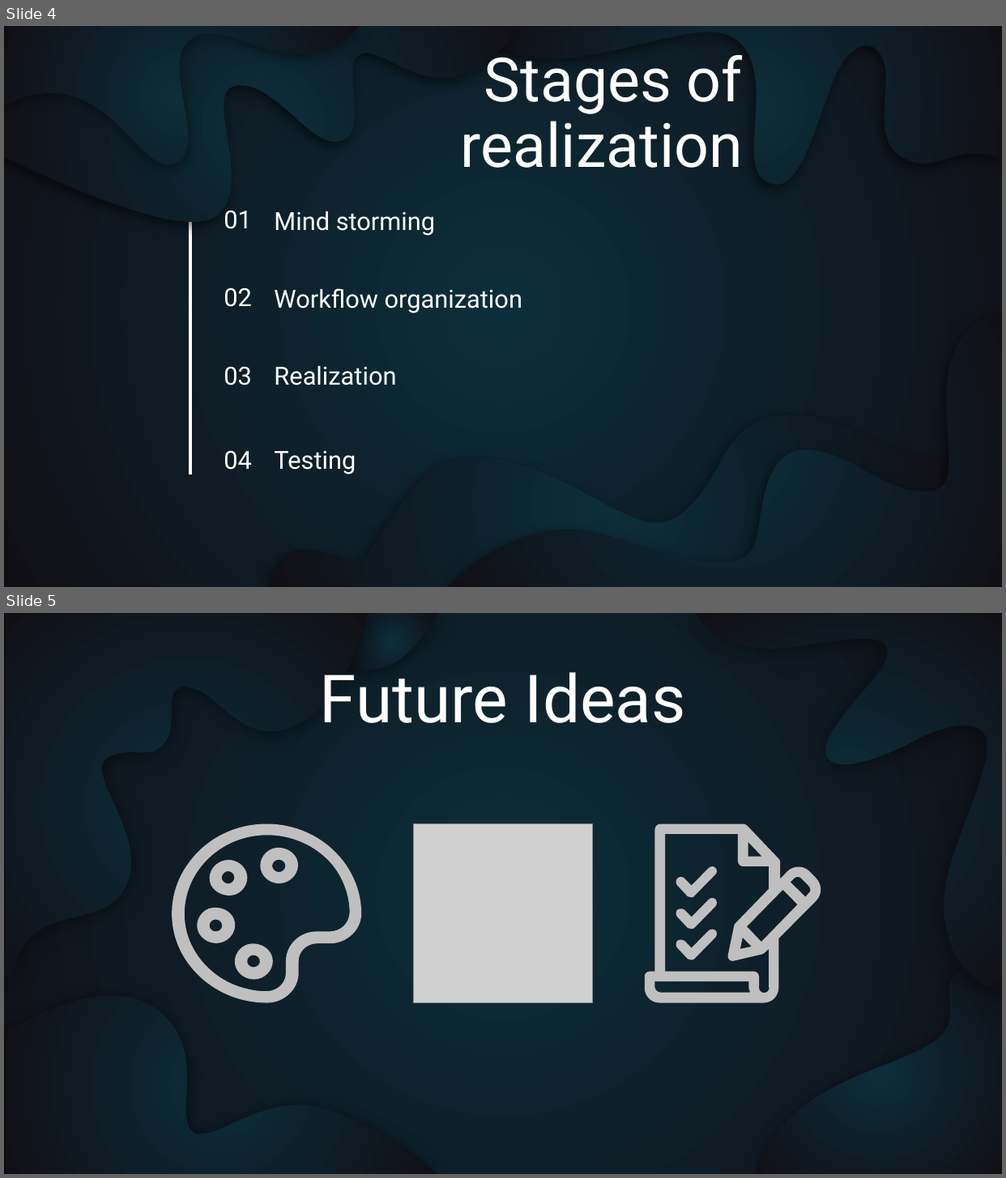
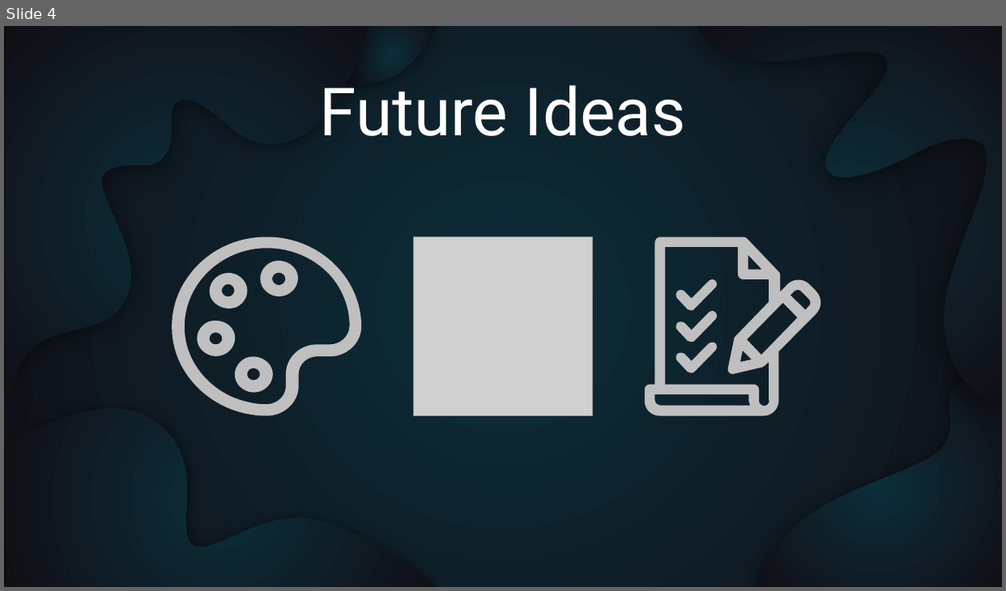
Before and after one commit to codingburgas/2122-otj-10-project-repo-PDDimitrova19, a slide deck: Documents/Presentation.pptx. Shown one above the other, each under a label of ours: slides 4 and 5 before the commit, slide 4 after it. The pictures are 1006x1178 and 1006x591 pixels, drawn with LibreOffice and Linux fonts; fonts in the diff are those of the drawing; grey boxes stand for pictures. Boxes give left, top, right and bottom in pixels: in the first picture for what was removed or moved away, otherwise in the second. Text is boxed around its words. In the diff, an @@ line names an element or a change of style, - is before the commit and + after.

Commit message:
Edit Presentation

```diff
--- a/Documents/Presentation.pptx
+++ b/Documents/Presentation.pptx
@@ slide 4 removed at <box>4,26,1002,587</box>, background gradient #0C2E3A to #110F16 @@
@@ freeform shape removed at <box>4,26,521,221</box> @@
@@ freeform shape removed at <box>4,26,358,165</box> @@
@@ line removed from (189, 30) to (189, 475) @@
@@ freeform shape removed at <box>493,26,1002,185</box> @@
@@ title removed at <box>461,54,743,168</box> @@
-Stages of realization
@@ freeform shape removed at <box>937,138,937,138</box> @@
@@ title removed at <box>224,211,252,229</box> @@
-01
@@ subtitle removed at <box>274,211,435,236</box> @@
-Mind storming
@@ title removed at <box>224,288,252,307</box> @@
-02
@@ subtitle removed at <box>274,288,522,314</box> @@
-Workflow organization
@@ freeform shape removed at <box>447,310,1002,587</box> @@
@@ title removed at <box>224,367,252,386</box> @@
-03
@@ subtitle removed at <box>274,366,396,386</box> @@
-Realization
@@ freeform shape removed at <box>270,415,950,587</box> @@
@@ title removed at <box>224,451,252,470</box> @@
-04
@@ subtitle removed at <box>274,451,356,475</box> @@
-Testing
@@ what was slide 5 is now slide 4 @@
```
Also in this commit, not shown: 1 slide changed, 2 slides added, 2 other slides removed.
